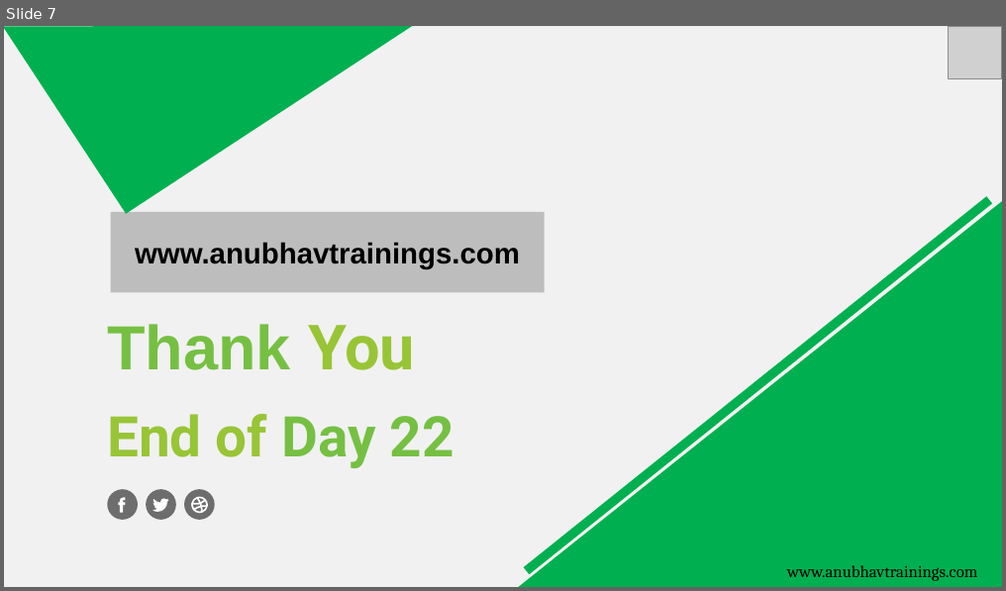
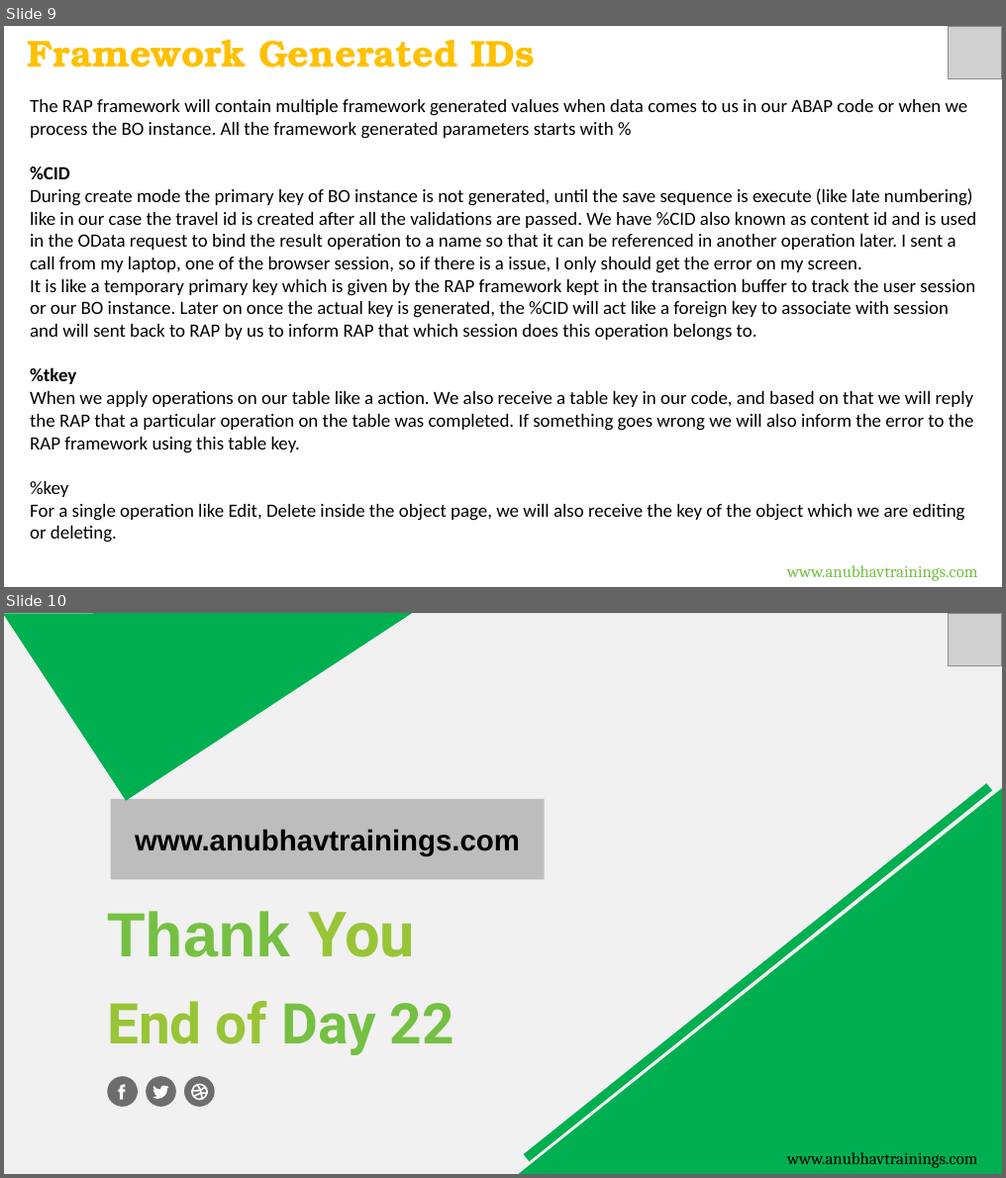
Before and after one commit to soyuztechnologies/Sony_SAP_BTP_Training, a slide deck: Day 22/DAY-22.pptx. Shown one above the other, each under a label of ours: slide 7 before the commit, slides 9 and 10 after it. The pictures are 1006x591 and 1006x1178 pixels, drawn with LibreOffice and Linux fonts; fonts in the diff are those of the drawing; grey boxes stand for pictures. Boxes give left, top, right and bottom in pixels: in the first picture for what was removed or moved away, otherwise in the second. Text is boxed around its words. In the diff, an @@ line names an element or a change of style, - is before the commit and + after.

Commit message:
Auto bot updater Anubhav Trainings

```diff
--- a/Day 22/DAY-22.pptx
+++ b/Day 22/DAY-22.pptx
@@ slide 9 added at (4,26,1002,587), background #FFFFFF @@
@@ text added at (27,39,535,68), 36 pt, text #FFC000, bold @@
+Framework Generated IDs
@@ picture added at (948,26,1002,79) @@
@@ text added at (30,99,977,543), 18 pt, text #000000 @@
+The RAP framework will contain multiple framework generated values when data comes to us in our ABAP code or when we process the BO instance. All the framework generated parameters starts with %
+%CID
+During create mode the primary key of BO instance is not generated, until the save sequence is execute (like late numbering) like in our case the travel id is created after all the validations are passed. We have %CID also known as content id and is used in the OData request to bind the result operation to a name so that it can be referenced in another operation later. I sent a call from my laptop, one of the browser session, so if there is a issue, I only should get the error on my screen.
+It is like a temporary primary key which is given by the RAP framework kept in the transaction buffer to track the user session or our BO instance. Later on once the actual key is generated, the %CID will act like a foreign key to associate with session and will sent back to RAP by us to inform RAP that which session does this operation belongs to.
+%tkey
+When we apply operations on our table like a action. We also receive a table key in our code, and based on that we will reply the RAP that a particular operation on the table was completed. If something goes wrong we will also inform the error to the RAP framework using this table key.
+%key
+For a single operation like Edit, Delete inside the object page, we will also receive the key of the object which we are editing or deleting.
@@ text added at (787,566,977,581), 16 pt, text #75C042 @@
+www.anubhavtrainings.com
@@ what was slide 7 is now slide 10 @@
```
Also in this commit, not shown: 2 other slides added, 13 other files.
